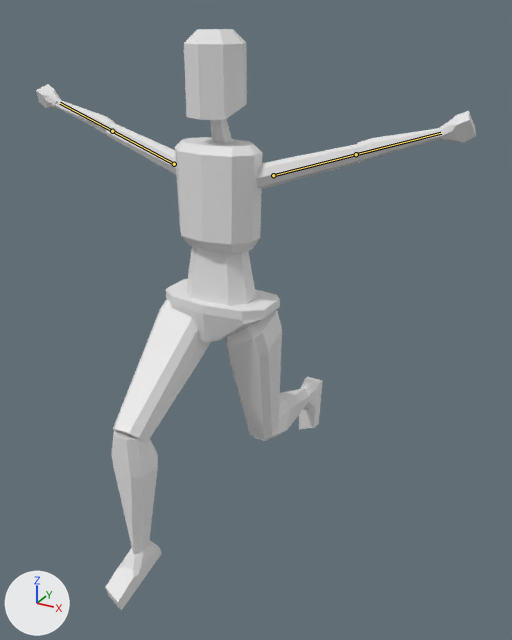
Renders of the glTF model template_psx_charter_2.0_godot_example/animations/template_psx_charter.glb from each side of a commit.
Camera for both pictures: a 50 mm lens placed at (1.25, -2.02, 1.89), pointed at (0.11, 0.06, 0.86). The lights are fixed; the arrows at lower left show +X, +Y and +Z. The first picture is the older version. Both versions are drawn at frame 64 of the action 'run_legs_only-loop'; the numbers are the values there. The bones that change are drawn over the model as lines.
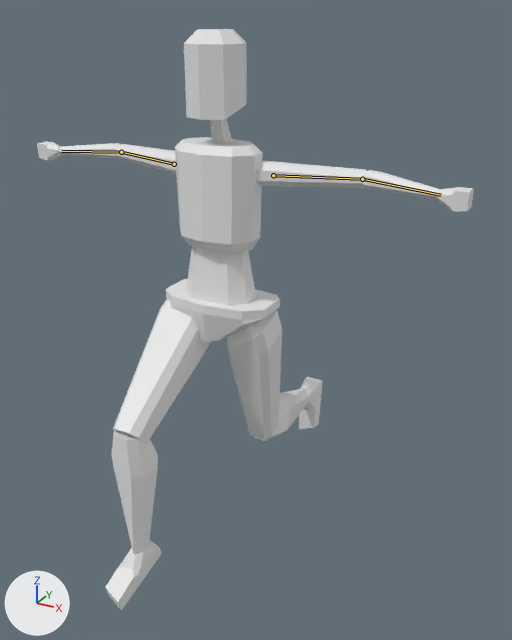
Changed parts and their boxes (x1, y1, x2, y2) in the pictures (512 x 640 px):
```json
{"object": "Cube.007", "change": "posed", "before": [256, 144, 361, 189], "after": [256, 161, 367, 188], "on screen": "39% shorter"}
{"object": "Cube.008", "change": "posed", "before": [354, 128, 441, 161], "after": [362, 170, 440, 200], "on screen": "10% narrower, 9% shorter"}
{"object": "Cube.013", "change": "posed", "before": [105, 123, 176, 174], "after": [116, 144, 176, 174], "on screen": "15% narrower, 40% shorter"}
{"object": "Cube.009", "change": "posed", "before": [438, 111, 476, 143], "after": [437, 187, 474, 212], "on screen": "21% shorter"}
{"object": "Cube.014", "change": "posed", "before": [55, 100, 115, 134], "after": [58, 143, 119, 159]}
{"object": "Cube.015", "change": "posed", "before": [36, 84, 61, 109], "after": [37, 141, 61, 161], "on screen": "19% shorter"}
{"bone": "upper_arm.L", "before": "(273, 175) to (356, 154)", "after": "(273, 175) to (362, 179)"}
{"bone": "forearm.L", "before": "(356, 154) to (441, 133)", "after": "(362, 179) to (441, 195)"}
{"bone": "upper_arm.R", "before": "(174, 164) to (112, 131)", "after": "(174, 164) to (121, 152)"}
{"bone": "forearm.R", "before": "(112, 131) to (60, 103)", "after": "(121, 152) to (61, 151)"}
```

The change, as JSON lines over the scene's bpy script:
```json
{"block": "bone_upper_arm_l", "where": "bone_upper_arm_l = bpy.data.objects['metarig'].pose.bones['upper_arm.L']  # child of 'shoulder.L'"}
{"op": "set", "path": "bone_upper_arm_l.rotation_quaternion", "old": "(0.969, 0.036, 0.178, 0.166)", "new": "(1.0, -0.001, -0.018, 0.0)", "note": "degrees (8, 19, 21) -> degrees (0, -2, 0)"}
{"block": "bone_forearm_l", "where": "bone_forearm_l = bpy.data.objects['metarig'].pose.bones['forearm.L']  # child of 'upper_arm.L'"}
{"op": "set", "path": "bone_forearm_l.rotation_quaternion", "old": "(0.983, -0.176, 0.0, 0.054)", "new": "(1.0, 0.0, 0.0, 0.0)", "note": "degrees (-20, 1, 6) -> degrees (0, 0, 0)"}
{"block": "bone_upper_arm_r", "where": "bone_upper_arm_r = bpy.data.objects['metarig'].pose.bones['upper_arm.R']  # child of 'shoulder.R'"}
{"op": "set", "path": "bone_upper_arm_r.rotation_quaternion", "old": "(0.969, 0.036, -0.178, -0.166)", "new": "(1.0, -0.001, 0.018, 0.0)", "note": "degrees (8, -19, -21) -> degrees (0, 2, 0)"}
{"block": "bone_forearm_r", "where": "bone_forearm_r = bpy.data.objects['metarig'].pose.bones['forearm.R']  # child of 'upper_arm.R'"}
{"op": "set", "path": "bone_forearm_r.rotation_quaternion", "old": "(0.983, -0.176, 0.0, -0.054)", "new": "(1.0, 0.0, 0.0, 0.0)", "note": "degrees (-20, -1, -6) -> degrees (0, 0, 0)"}
```
